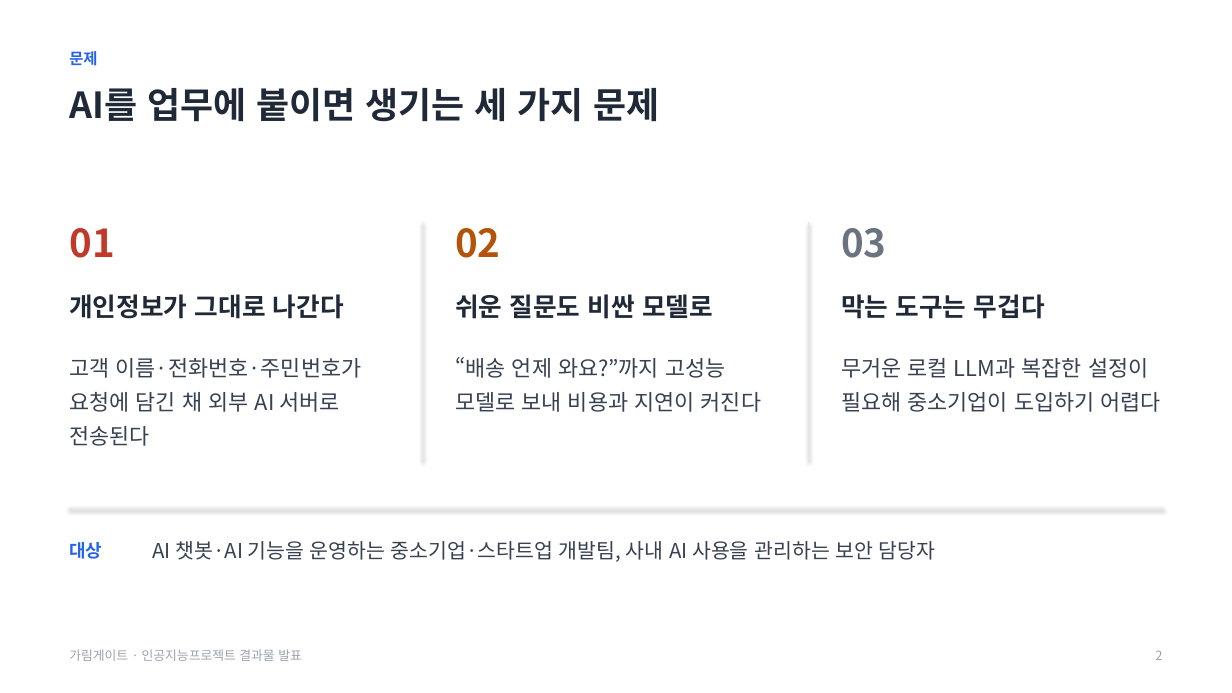
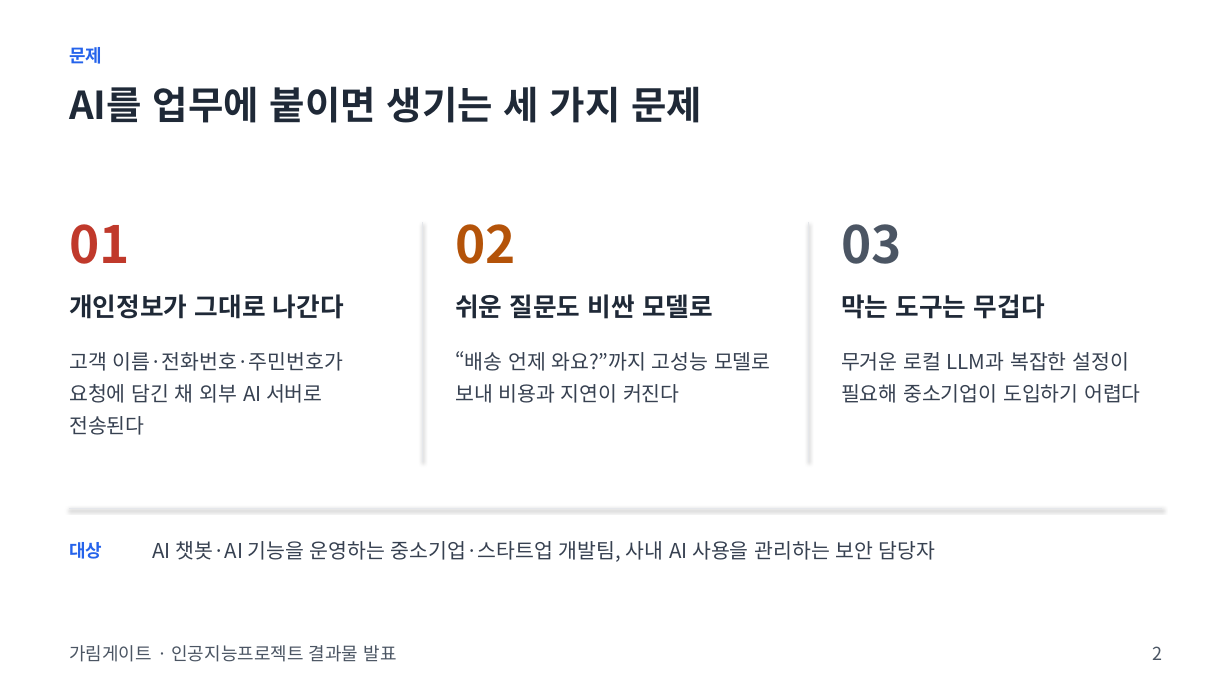
Before and after one commit to baesanggue/ai-gateway, a slide deck: slide 2 of docs/presentation/2026-11-17-garimgate.pptx. Drawn at 1232x693 pixels with LibreOffice and Linux fonts; fonts in the diff are those of the drawing. Boxes give left, top, right and bottom in pixels: in the first picture for what was removed or moved away, otherwise in the second. Text is boxed around its words. In the diff, an @@ line names an element or a change of style, - is before the commit and + after.

```diff
--- a/docs/presentation/2026-11-17-garimgate.pptx
+++ b/docs/presentation/2026-11-17-garimgate.pptx
@@ text "문제" at box(69, 47, 102, 64): size 12 to 14 pt @@
@@ text "AI를 업무에 붙이면 생기는 세 ..." at box(69, 86, 702, 123): size 28 to 30 pt @@
@@ text "01" at box(69, 224, 130, 264): size 30 to 40 pt @@
@@ text "02" at box(455, 224, 516, 264): size 30 to 40 pt @@
@@ text "03" at box(841, 224, 902, 264): size 30 to 40 pt, text colour #6B7280 to #4B5563 @@
@@ size 17 to 16 pt in 3 elements at box(69, 352, 343, 435), box(455, 351, 771, 403), box(841, 352, 1141, 403) @@
@@ text "가림게이트 · 인공지능프로젝트 결과물 발표" at box(69, 645, 396, 662): size 10 to 14 pt, text colour #9CA3AF to #4B5563 @@
@@ text "2" at box(1152, 646, 1162, 660): size 10 to 14 pt, text colour #9CA3AF to #4B5563 @@
```
Also in this commit, not shown: 8 other slides changed, 1 other file.
